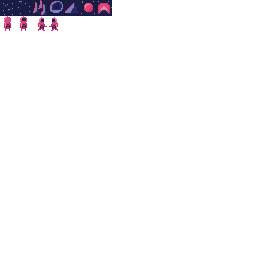
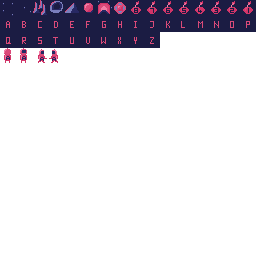
Layered file, before and after one edit (256 x 256). Changes by layer:
painted on "Tiles" over (0, 0, 256, 63)
